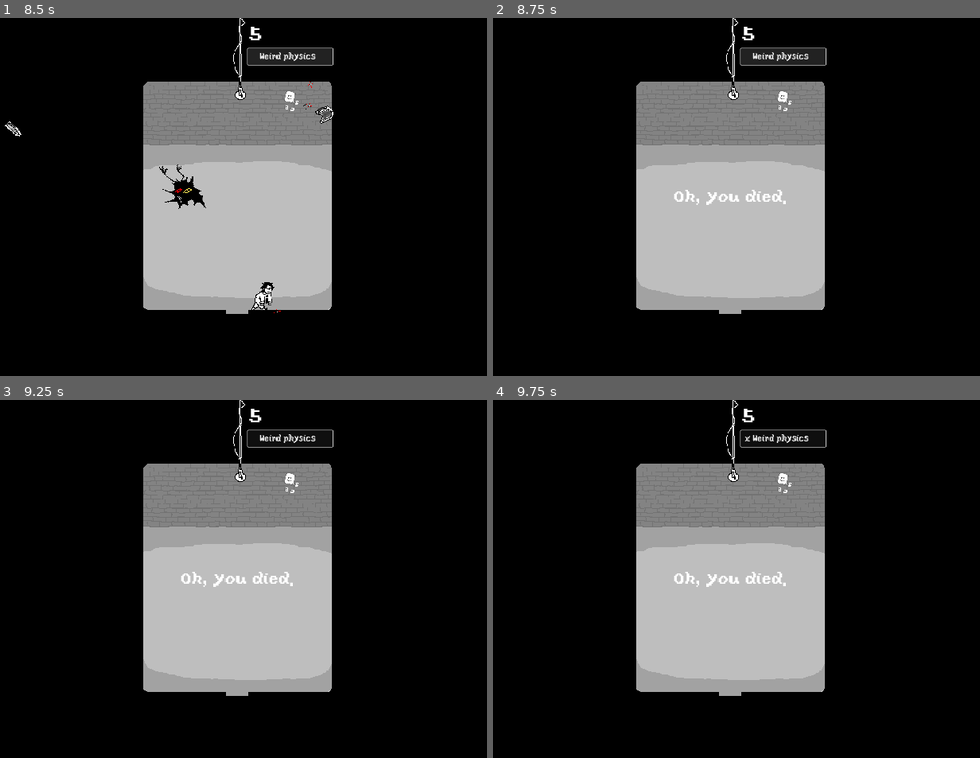
Above: before the commit, frames 1-4 (two rows, left to right).
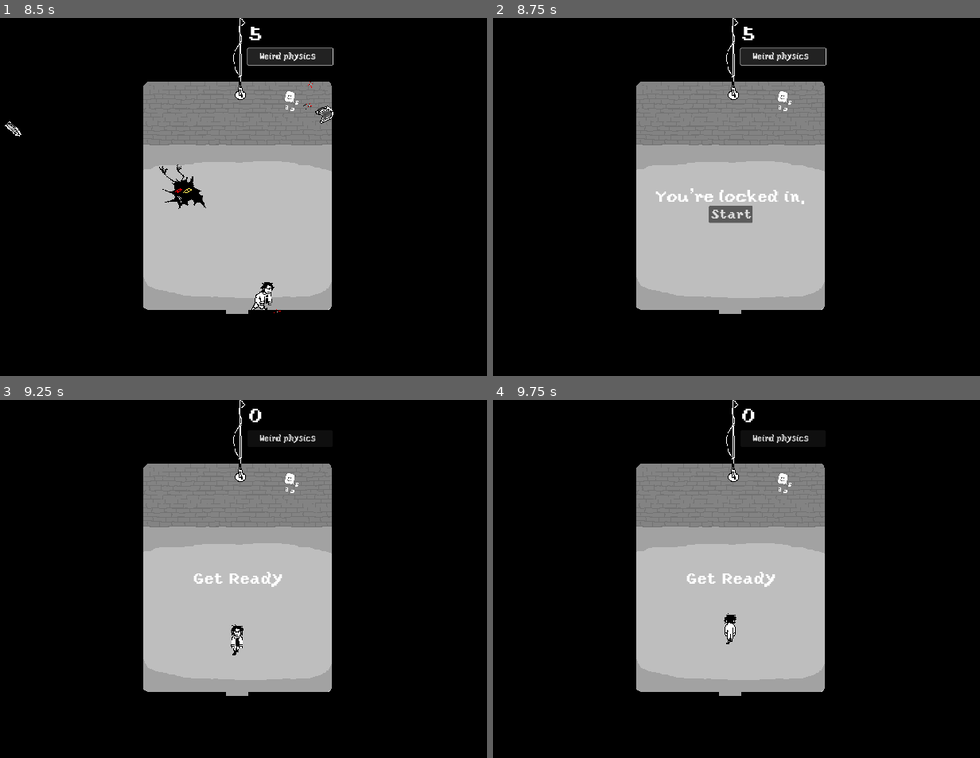
Above: after the commit, the same moments.

Repository: Buramuh/sibtrio
Game: Godot game, scene res://main.tscn
Same seed, same stepped clock (60 frames per second), same inputs: the game is played once before the commit and once after it.
Inputs (mouse positions are in pixels of both pictures, inside the frame that each line leads up to):
- Up to frame 1 (8.5 s): click "Start" at 0.5 s; click "Weird physics" at 1.25 s; click "x Weird physics" at 2 s; hold Right (move_right) 2.78-3.53 s; hold Down (move_down) 3.53-4.28 s; hold Right (move_right) 4.28-5.03 s; hold Up (move_up) 5.03-5.78 s; hold Left (move_left) 5.78-7.28 s; hold Down (move_down) 7.28-8.03 s; hold Right (move_right) from 8.03 s (still down)
- Up to frame 2 (8.75 s): keep holding Right (move_right)
- Up to frame 3 (9.25 s): release Right (move_right) at 8.75 s; click (238, 596) at 8.75 s, where only the run after the commit has a clickable "Start"
- Up to frame 4 (9.75 s): tap Enter at 9.5 s; hold Up (move_up) from 9.53 s (still down)

Frame 1 is identical in both runs. In frame 2, 0.8% of the frame differs, in the area x 33-64%, y 47-58%; in frame 3, 0.6%; in frame 4, 0.7%.

Commit message:
Generalize message related methods
Added methods
- show_message(text) (modified)
- hide_message(seconds)
- show_and_hide_message(text, seconds, wait)

Diff:
--- a/Demo's/celeryman/main.gd
+++ b/Demo's/celeryman/main.gd
@@ -26,7 +26,7 @@
 	$Player.start($StartPosition.position)
 	$StartTimer.start()
 	$HUD.update_score(score)
-	$HUD.show_message("Get Ready")
+	$HUD.show_and_hide_message("Get Ready", 2, false)
 
 
 
--- a/Demo's/celeryman/ui/HUD.gd
+++ b/Demo's/celeryman/ui/HUD.gd
@@ -1,4 +1,5 @@
 extends CanvasLayer
+
 
 
 # --- Signals ---
@@ -7,8 +8,10 @@
 signal disable_weird
 
 
+
 # --- Variables ---
 var physics = false
+
 
 
 # --- Standard ---
@@ -20,26 +23,34 @@
 	pass
 
 
+
 # --- Actuators ---
 func update_score(score: int):
 	$ScoreLabel.text = str(score) # str converts an object to string
 
 
-func show_message(text):
+func show_message(text: String):
 	$Message.text = text
 	$Message.show()
+
+
+func hide_message(seconds: float):
+	$MessageTimer.wait_time = seconds
 	$MessageTimer.start()
 
 
+func show_and_hide_message(text: String, seconds: float, wait: bool):
+	show_message(text)
+	hide_message(seconds)
+	if wait:
+		await $MessageTimer.timeout # Waits for timer timeout signal to trigger/emit
+
+
 func show_game_over():
-	show_message("Oh, you died.")
-	# Wait until the MessageTimer has counted down.
-	await $MessageTimer.timeout # Waits for timer timeout signal to trigger/emit
-	$Message.text = "You're locked in."
-	$Message.show()
-	# Make a one-shot timer and wait for it to finish.
-	await get_tree().create_timer(1.0).timeout
+	show_and_hide_message("Oh, you died.", 2, true)
+	show_and_hide_message("You're locked in.", 1, true)
 	$StartButton.show()
+
 
 
 # --- Listeners ---
